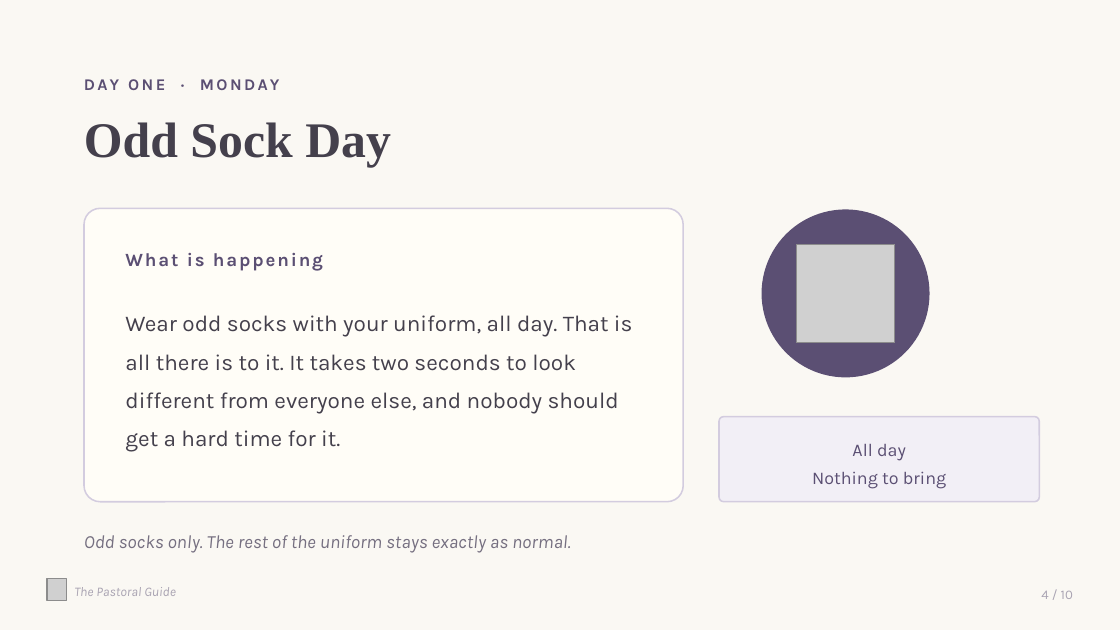
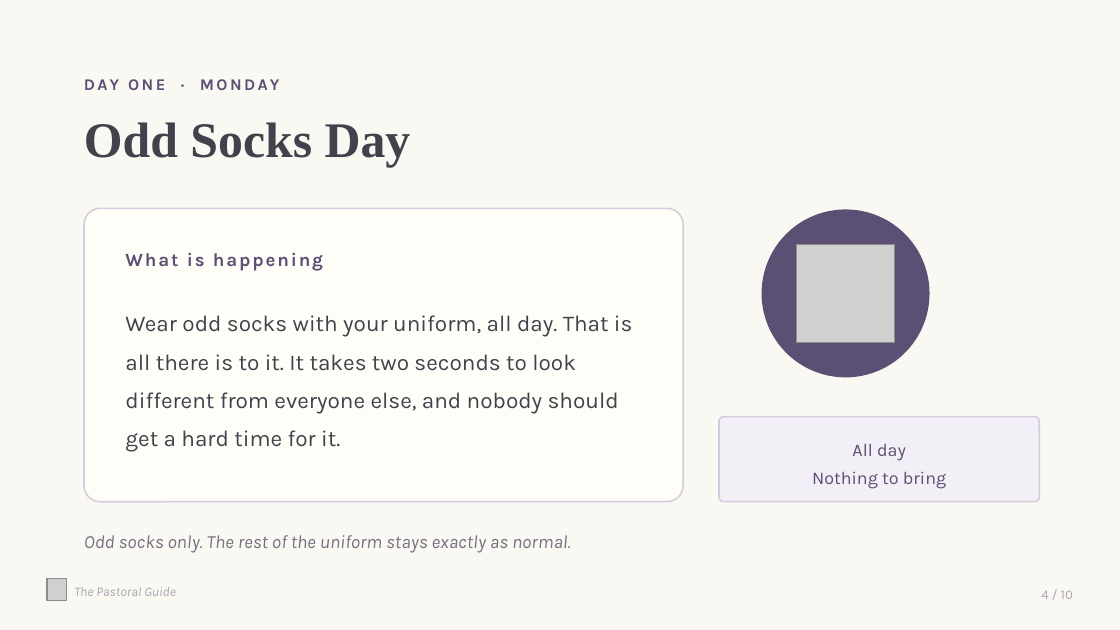
Before and after one commit to thepastoralguide/thepastoralguide.github.io, a slide deck: slide 4 of assemblies-and-events/anti-bullying-week/downloads/Anti_Bullying_Week.pptx. Drawn at 1120x630 pixels with LibreOffice and Linux fonts; fonts in the diff are those of the drawing; grey boxes stand for pictures. Boxes give left, top, right and bottom in pixels: in the first picture for what was removed or moved away, otherwise in the second. Text is boxed around its words. In the diff, an @@ line names an element or a change of style, - is before the commit and + after.

```diff
--- a/assemblies-and-events/anti-bullying-week/downloads/Anti_Bullying_Week.pptx
+++ b/assemblies-and-events/anti-bullying-week/downloads/Anti_Bullying_Week.pptx
@@ text at <box>84,122,411,168</box>: text changed @@
-Odd Sock Day
+Odd Socks Day
```
Also in this commit, not shown: 1 other slide changed, 2 other files.
